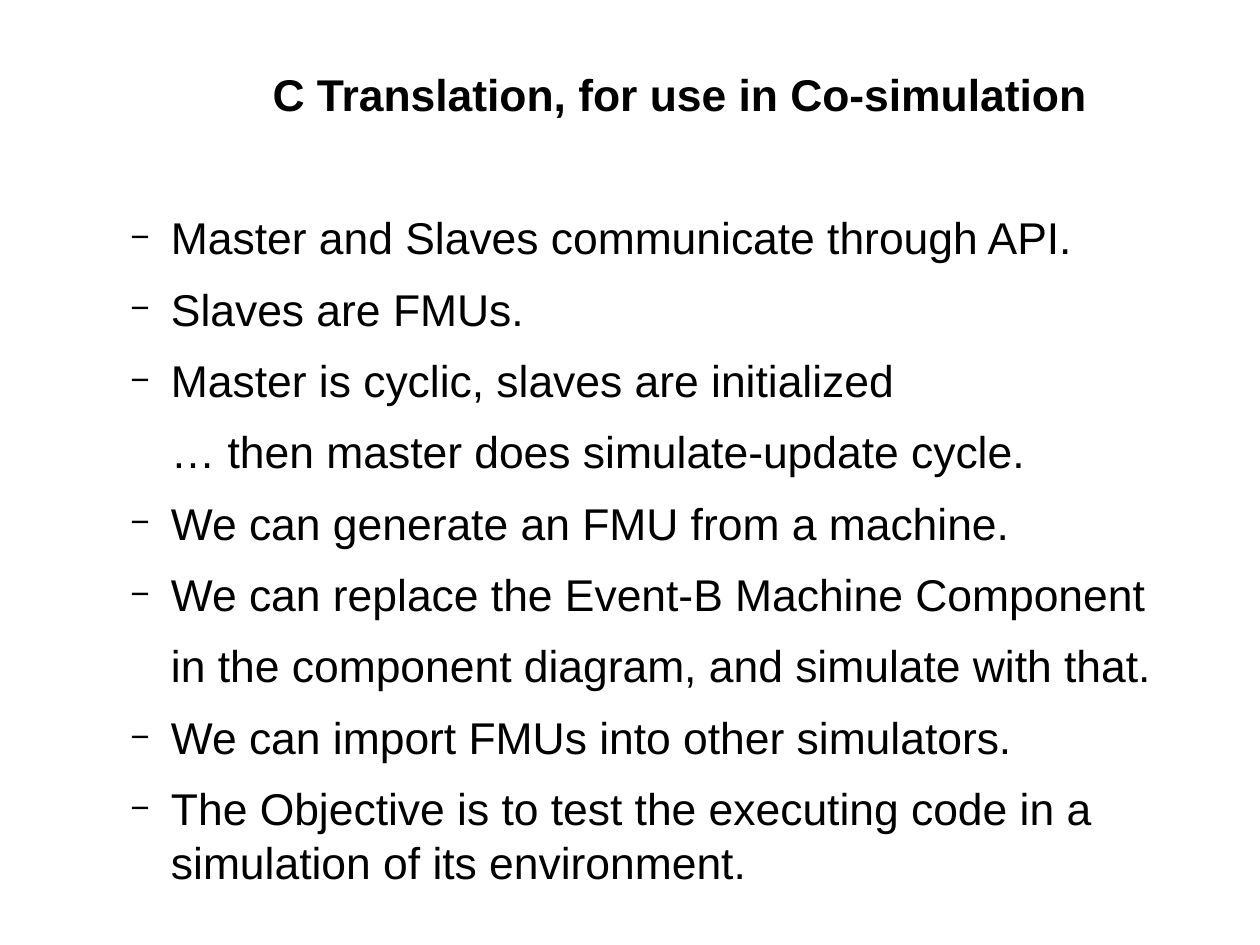
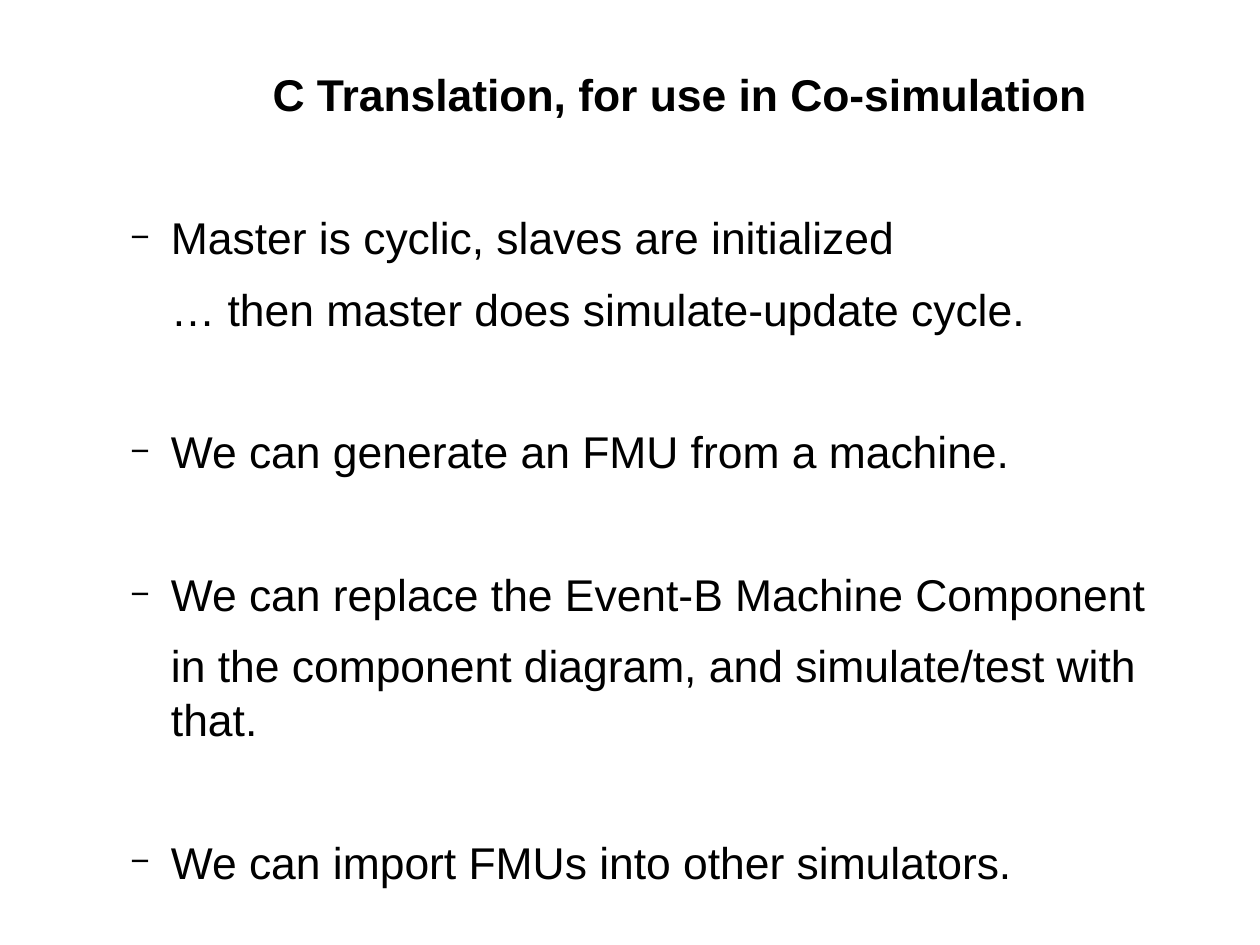
Before and after one commit to weetmuts/rodin-b-sharp-iUML_B_Utils, a slide deck: slide 8 of work/store/Writing/RUDW2014(accepted)/presentation/presentation.odp (slide 7 before the commit). Drawn at 1260x945 pixels with LibreOffice and Linux fonts; fonts in the diff are those of the drawing. Boxes give left, top, right and bottom in pixels: in the first picture for what was removed or moved away, otherwise in the second. Text is boxed around its words. In the diff, an @@ line names an element or a change of style, - is before the commit and + after.

```diff
--- a/work/store/Writing/RUDW2014(accepted)/presentation/presentation.odp
+++ b/work/store/Writing/RUDW2014(accepted)/presentation/presentation.odp
@@ text at (171, 221, 1072, 327): paragraphs removed @@
-  − Master and Slaves communicate through API.
-  − Slaves are FMUs.
@@ text at (171, 649, 1136, 737): text changed @@
-  in the component diagram, and simulate with that.
+  in the component diagram, and simulate/test with that.
@@ text at (171, 792, 1092, 880): paragraph removed @@
-  − The Objective is to test the executing code in a simulation of its environment.
```
Also in this commit, not shown: 5 other slides changed, 5 slides added, 1 slide removed, 6 other files.
